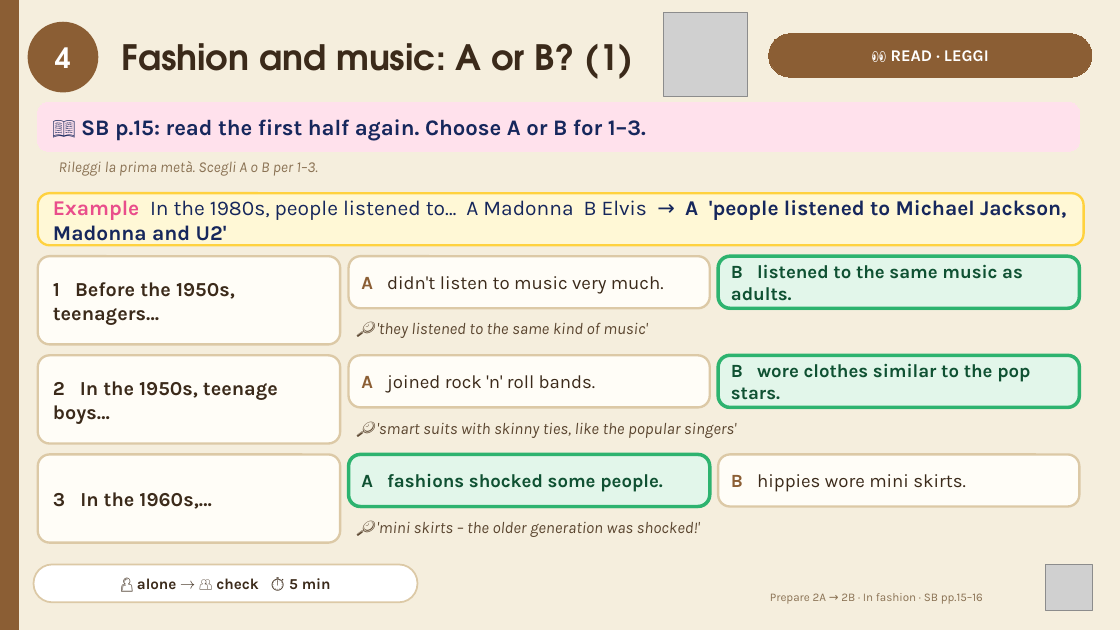
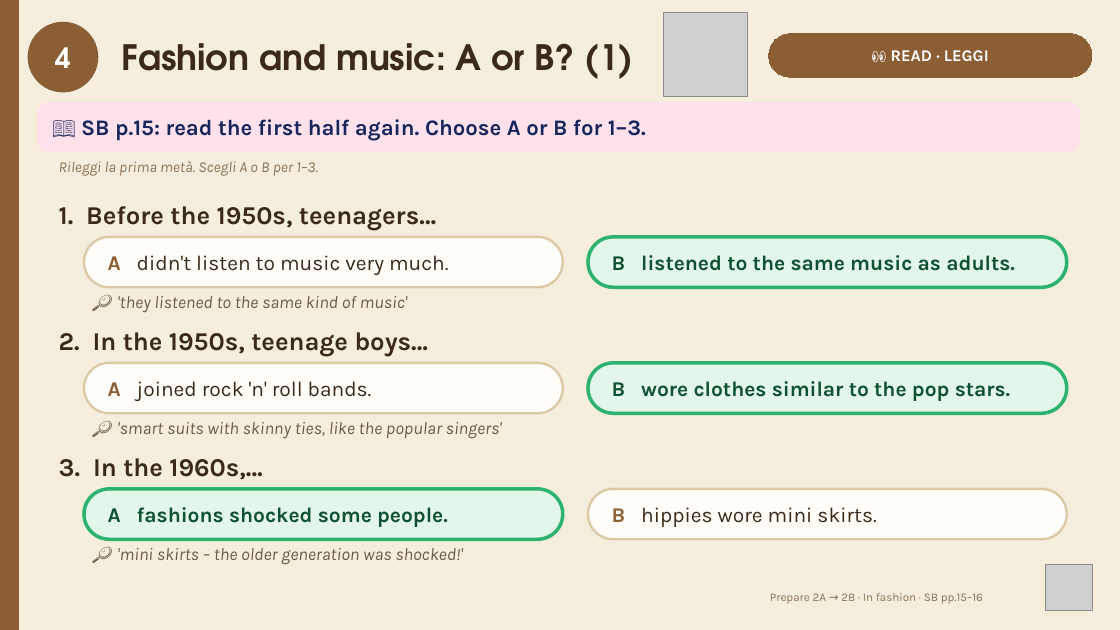
Before and after one commit to londonlanguageschool/Bagheria-, a slide deck: slide 4 of materials/PREP/PREP_2A-2B_In_fashion_then_and_now.pptx. Drawn at 1120x630 pixels with LibreOffice and Linux fonts; fonts in the diff are those of the drawing; grey boxes stand for pictures. Boxes give left, top, right and bottom in pixels: in the first picture for what was removed or moved away, otherwise in the second. Text is boxed around its words. In the diff, an @@ line names an element or a change of style, - is before the commit and + after.

```diff
--- a/materials/PREP/PREP_2A-2B_In_fashion_then_and_now.pptx
+++ b/materials/PREP/PREP_2A-2B_In_fashion_then_and_now.pptx
@@ rounded rectangle removed at [38,193,1084,245] @@
-Example In the 1980s, people listened to… A Madonna B Elvis → A 'people listened to Michael Jackson, Madonna and U2'
@@ fill #FFFDF7 to none; outline #DCC9A6 2 pt to none in 3 elements at [59,458,262,480], [59,332,429,356], [59,206,436,230] @@
@@ text "1. Before the 1950s, teenagers…": place and size @@
-text "1. Before the 1950s, teenagers…" at [38,256,340,344]
+text "1. Before the 1950s, teenagers…" at [59,206,436,230]
@@ text at [59,206,436,230]: text changed; size 17 to 22 pt @@
-1 Before the 1950s, teenagers…
+1. Before the 1950s, teenagers…
@@ rounded rectangle "A didn't listen to music ...": place and size @@
-rounded rectangle "A didn't listen to music ..." at [349,256,710,308]
+rounded rectangle "A didn't listen to music ..." at [84,237,563,287]
@@ rounded rectangle "B listened to the same ...": place and size @@
-rounded rectangle "B listened to the same ..." at [718,256,1080,308]
+rounded rectangle "B listened to the same ..." at [588,237,1067,287]
@@ size 14 to 15 pt, text colour #5B4630 to #6B5A45; fill #F5EEDD to none; outline #F5EEDD 2 pt to none in 3 elements at [117,422,502,439], [117,548,462,564], [117,296,407,313] @@
@@ text "🔎 'they listened to the ...": place and size @@
-text "🔎 'they listened to the ..." at [349,312,1080,345]
+text "🔎 'they listened to the ..." at [117,296,407,313]
@@ text "2. In the 1950s, teenage ...": place and size @@
-text "2. In the 1950s, teenage ..." at [38,355,340,444]
+text "2. In the 1950s, teenage ..." at [59,332,429,356]
@@ text at [59,332,429,356]: text changed; size 17 to 22 pt @@
-2 In the 1950s, teenage boys…
+2. In the 1950s, teenage boys…
@@ rounded rectangle "A joined rock 'n' roll ...": place and size @@
-rounded rectangle "A joined rock 'n' roll ..." at [349,355,710,408]
+rounded rectangle "A joined rock 'n' roll ..." at [84,363,563,413]
@@ rounded rectangle "B wore clothes similar to ...": place and size @@
-rounded rectangle "B wore clothes similar to ..." at [718,355,1080,408]
+rounded rectangle "B wore clothes similar to ..." at [588,363,1067,413]
@@ text "🔎 'smart suits with skinny ...": place and size @@
-text "🔎 'smart suits with skinny ..." at [349,411,1080,444]
+text "🔎 'smart suits with skinny ..." at [117,422,502,439]
@@ text "3. In the 1960s,…": place and size @@
-text "3. In the 1960s,…" at [38,455,340,543]
+text "3. In the 1960s,…" at [59,458,262,480]
@@ text at [59,458,262,480]: text changed; size 17 to 22 pt @@
-3 In the 1960s,…
+3. In the 1960s,…
@@ size 16 to 18 pt; proportions changed in 6 elements at [588,363,1067,413], [588,237,1067,287], [588,489,1067,539], [84,363,563,413], [84,237,563,287], [84,489,563,539] @@
@@ rounded rectangle "A fashions shocked some people.": place and size @@
-rounded rectangle "A fashions shocked some people." at [349,455,710,507]
+rounded rectangle "A fashions shocked some people." at [84,489,563,539]
@@ rounded rectangle "B hippies wore mini skirts.": place and size @@
-rounded rectangle "B hippies wore mini skirts." at [718,455,1080,507]
+rounded rectangle "B hippies wore mini skirts." at [588,489,1067,539]
@@ text "🔎 'mini skirts – the ...": place and size @@
-text "🔎 'mini skirts – the ..." at [349,510,1080,544]
+text "🔎 'mini skirts – the ..." at [117,548,462,564]
@@ rounded rectangle removed at [34,565,418,602] @@
-👤 alone → 👥 check ⏱ 5 min
```
Also in this commit, not shown: 12 other slides changed.
